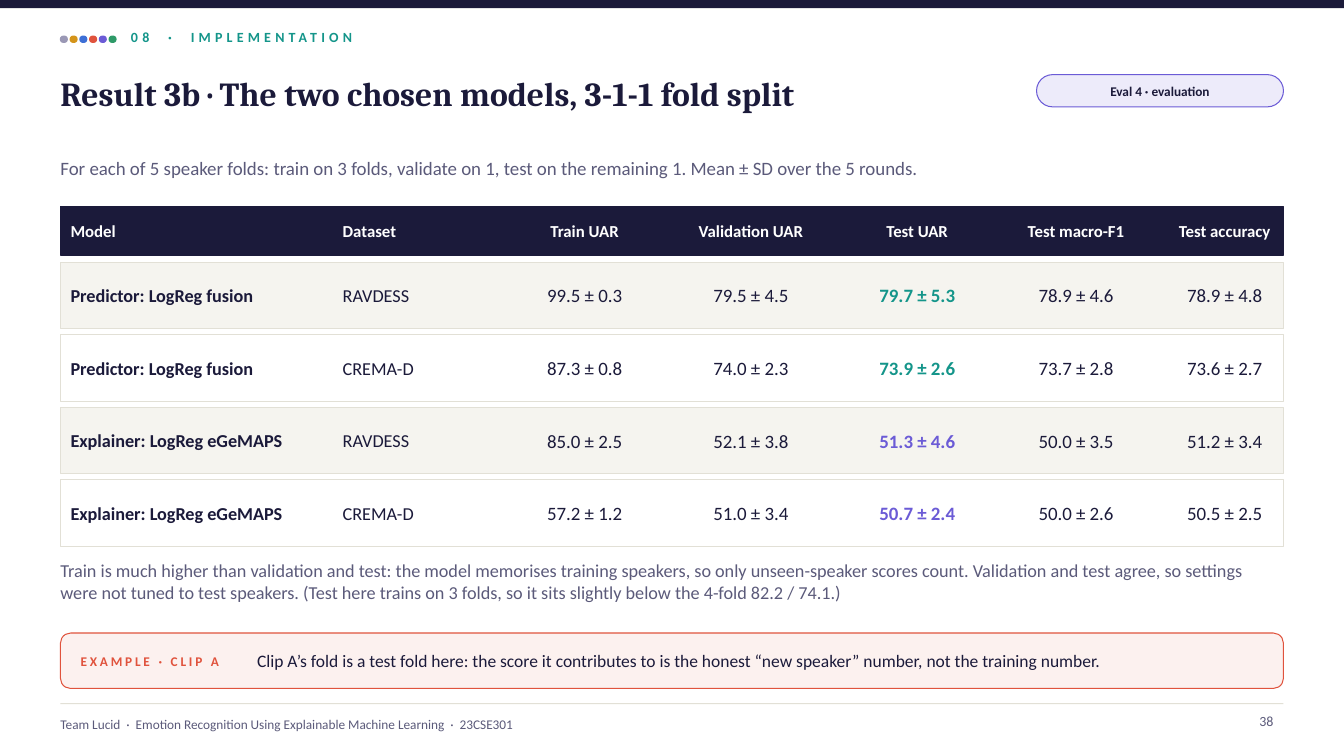
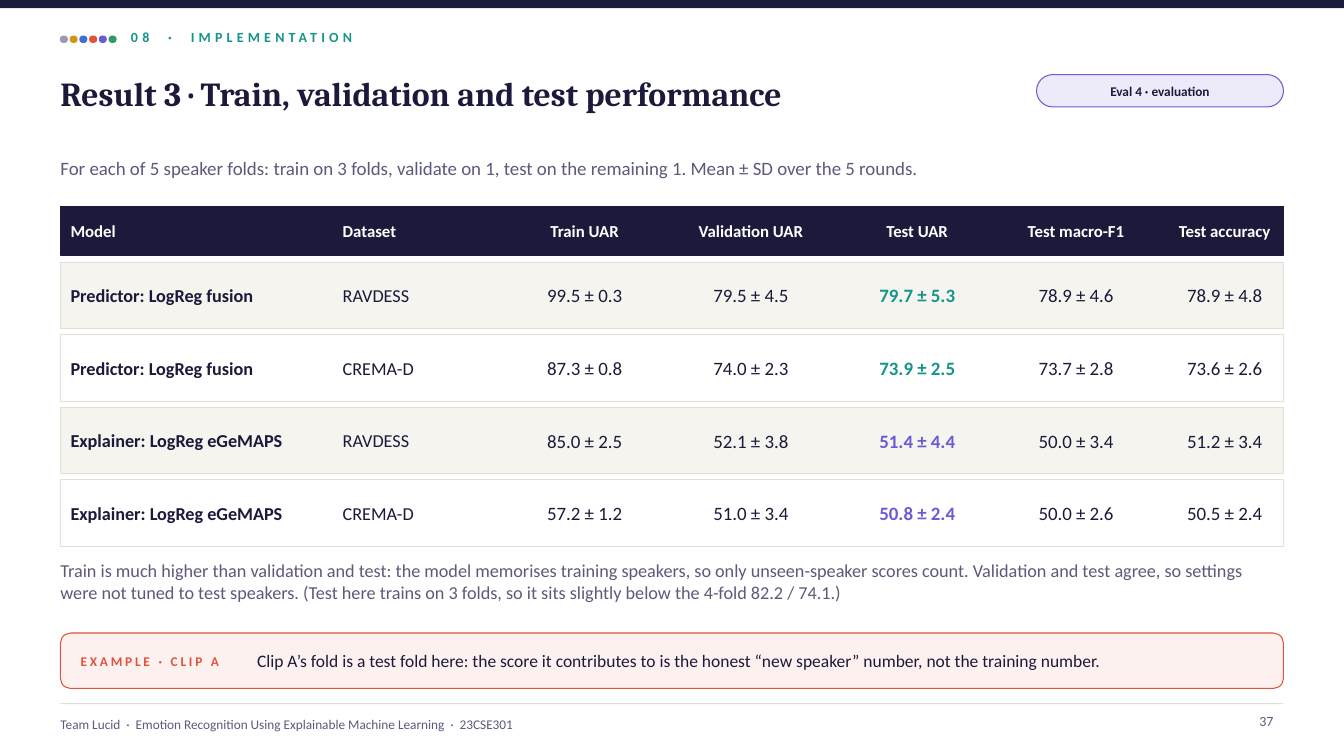
Before and after one commit to shreyashsp25/lucid-speech-emotion-xai, a slide deck: slide 37 of report/Lucid_Final_Review.pptx (slide 38 before the commit). Drawn at 1344x756 pixels with LibreOffice and Linux fonts; fonts in the diff are those of the drawing. Boxes give left, top, right and bottom in pixels: in the first picture for what was removed or moved away, otherwise in the second. Text is boxed around its words. In the diff, an @@ line names an element or a change of style, - is before the commit and + after.

```diff
--- a/report/Lucid_Final_Review.pptx
+++ b/report/Lucid_Final_Review.pptx
@@ title at [60,82,781,113]: text changed @@
-Result 3b · The two chosen models, 3-1-1 fold split
+Result 3 · Train, validation and test performance
@@ text at [879,362,955,375]: text changed @@
-73.9 ± 2.6
+73.9 ± 2.5
@@ text at [1187,362,1262,375]: text changed @@
-73.6 ± 2.7
+73.6 ± 2.6
@@ text at [879,435,955,448]: text changed @@
-51.3 ± 4.6
+51.4 ± 4.4
@@ text at [1039,435,1114,448]: text changed @@
-50.0 ± 3.5
+50.0 ± 3.4
@@ text at [879,507,955,520]: text changed @@
-50.7 ± 2.4
+50.8 ± 2.4
@@ text at [1187,507,1262,520]: text changed @@
-50.5 ± 2.5
+50.5 ± 2.4
@@ page number at [1259,717,1273,726]: text changed @@
-38
+37
```
Also in this commit, not shown: 6 other slides changed, 1 slide removed, 1 other file.
